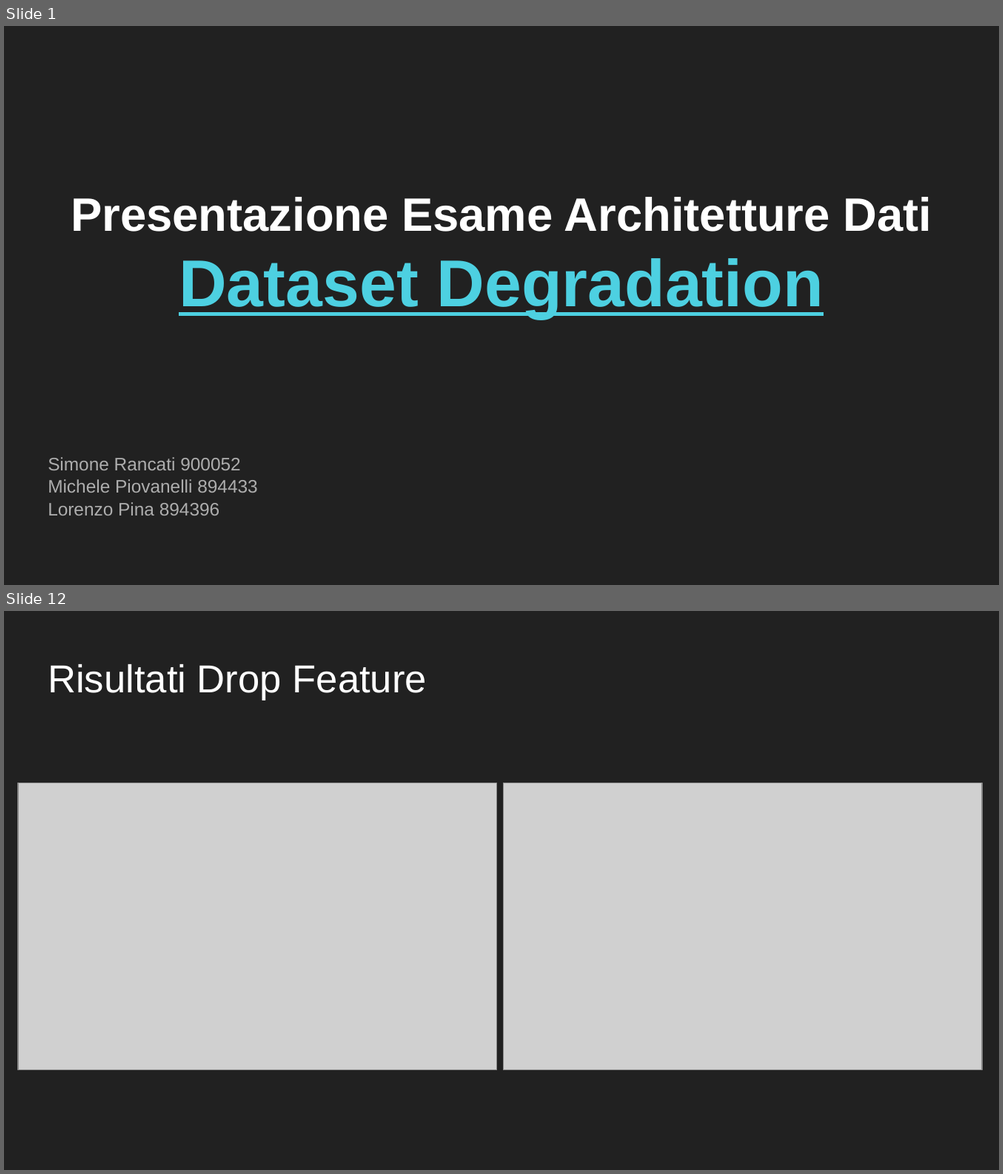
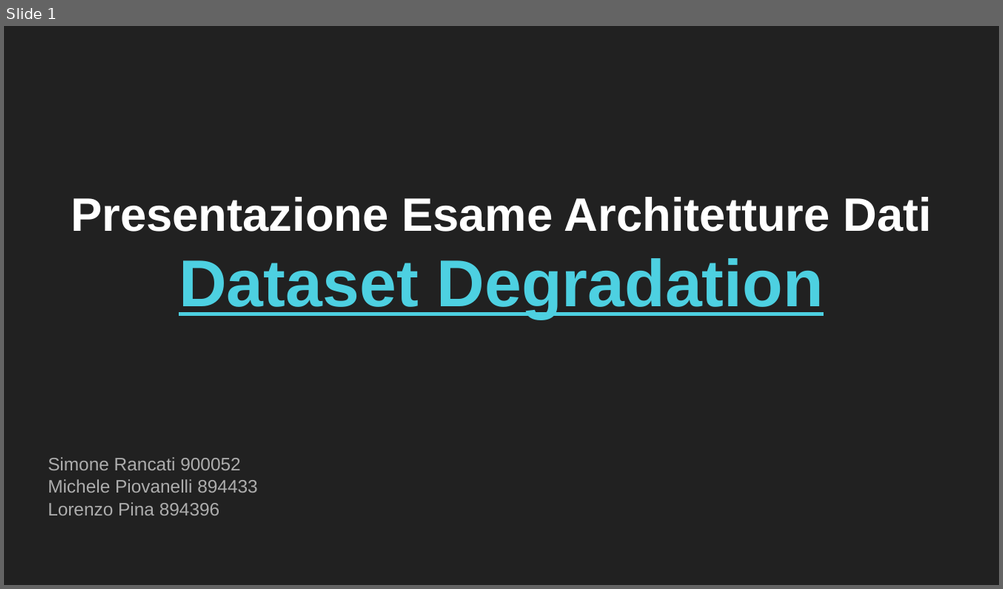
Before and after one commit to LorenzoPinaUnimib/Dataset_Degradetion, a slide deck: Presentazione Progetto Architetture dati.pptx. Shown one above the other, each under a label of ours: slides 1 and 12 before the commit, slide 1 after it; the slides between them are not shown. The pictures are 1003x1174 and 1003x589 pixels, drawn with LibreOffice and Linux fonts; fonts in the diff are those of the drawing; grey boxes stand for pictures. Boxes give left, top, right and bottom in pixels: in the first picture for what was removed or moved away, otherwise in the second. Text is boxed around its words. In the diff, an @@ line names an element or a change of style, - is before the commit and + after.

```diff
--- a/Presentazione Progetto Architetture dati.pptx
+++ b/Presentazione Progetto Architetture dati.pptx
@@ slide 12 removed at <box>4,611,999,1170</box>, background #212121 @@
@@ title removed at <box>48,664,427,701</box> @@
-Risultati Drop Feature
@@ picture removed at <box>18,783,496,1071</box> @@
@@ picture removed at <box>504,783,982,1071</box> @@
```
Also in this commit, not shown: 10 slides changed, 3 slides added, 2 other slides removed, 1 other file.
